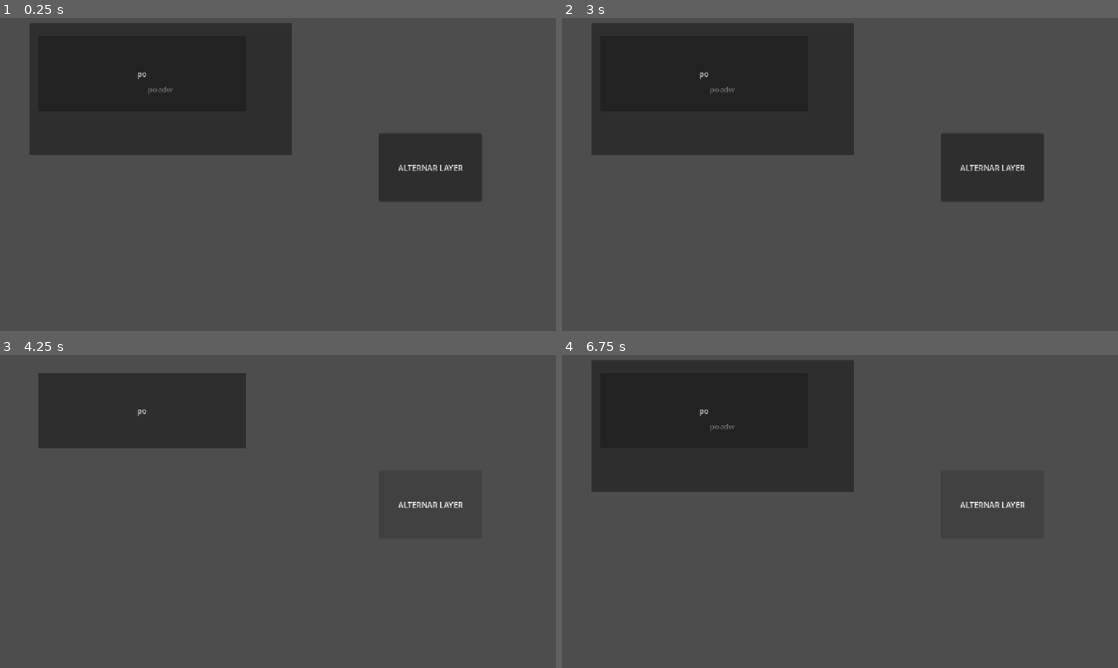
Above: before the commit, frames 1-4 (two rows, left to right).
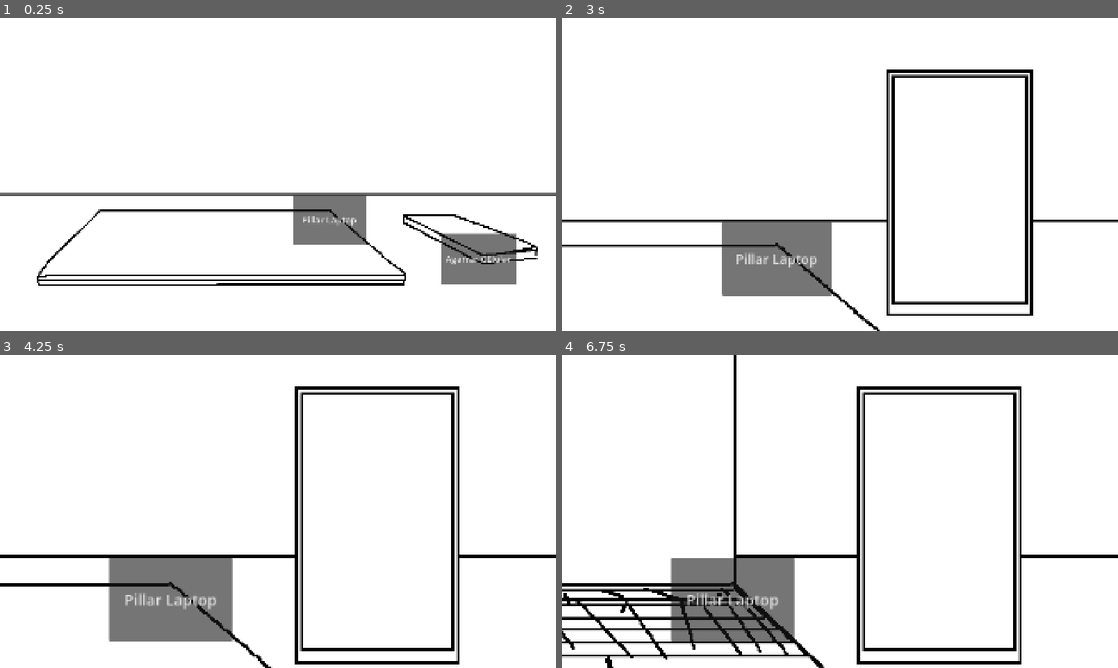
Above: after the commit, the same moments.

Repository: marcosnieto503-ui/JuegoFeriaGamer26-2Poo
Game: Godot game, scene res://Escenas/gameplay.tscn
The game is run twice, just before and just after one commit, with the same random seed, the same clock (stepped at 60 frames per second) and the same inputs. Before the commit the project starts from res://node_2d.tscn.
Inputs (mouse positions are in pixels of both pictures, inside the frame that each line leads up to):
- Up to frame 1 (0.25 s): no input
- Up to frame 2 (3 s): click (706, 74) at 0.5 s, where only the run before the commit has a clickable "po"; click (890, 218) at 1.25 s, where only the run after the commit has a clickable "Pillar Laptop"; click (723, 89) at 2 s, where only the run before the commit has a clickable "poadw"; click (1040, 259) at 2.75 s, where only the run after the commit has a clickable "Agarrar CElular"
- Up to frame 3 (4.25 s): click (428, 505) at 3.5 s, where only the run before the commit has a clickable "ALTERNAR LAYER"
- Up to frame 4 (6.75 s): click (706, 411) at 4.25 s, where only the run before the commit has a clickable "po"; click (734, 599) at 5 s, where only the run after the commit has a clickable "Pillar Laptop"; click (1040, 596) at 5.75 s, where only the run after the commit has a clickable "Agarrar CElular"; click (990, 505) at 6.5 s, where only the run before the commit has a clickable "ALTERNAR LAYER"

The runs differ from the first frame. In frame 1, 99% of the frame differs, in the area x 0-100%, y 0-100%; in frame 2, 100%; in frame 3, 100%; in frame 4, 100%.

Commit message:
gameplay avance 1

Diff:
--- /dev/null
+++ b/Escenas/gameplay.tscn
@@ -0,0 +1,98 @@
+[gd_scene format=3 uid="uid://bna2gcijngbas"]
+
+[ext_resource type="Script" uid="uid://c4blyrcn58omj" path="res://Scripts/gameplay.gd" id="1_2slyb"]
+[ext_resource type="Texture2D" uid="uid://mnlvofvjl8jq" path="res://Assets/LAPTOP 0, CEL 0.png" id="2_lrkxc"]
+[ext_resource type="Texture2D" uid="uid://2heedgu16gvg" path="res://Assets/LAPTOP 1, CEL 0.png" id="3_1y50h"]
+[ext_resource type="Texture2D" uid="uid://bgcbm11bfqncx" path="res://Assets/LAPTOP 1, CEl 1 v2.png" id="4_2slyb"]
+[ext_resource type="Texture2D" uid="uid://bvbdns0ltr5r5" path="res://Assets/LAPTOP 0, CEL 1 v2.png" id="5_lrkxc"]
+
+[sub_resource type="SpriteFrames" id="SpriteFrames_o8a6s"]
+animations = [{
+"frames": [{
+"duration": 1.0,
+"texture": ExtResource("2_lrkxc")
+}, {
+"duration": 1.0,
+"texture": ExtResource("3_1y50h")
+}, {
+"duration": 1.0,
+"texture": ExtResource("4_2slyb")
+}, {
+"duration": 1.0,
+"texture": ExtResource("5_lrkxc")
+}],
+"loop": 1,
+"name": &"gameplay_anim",
+"speed": 2.0
+}]
+
+[node name="Gameplay" type="Node2D" unique_id=1380733400]
+script = ExtResource("1_2slyb")
+
+[node name="Camara" type="Camera2D" parent="." unique_id=1807535392]
+anchor_mode = 0
+limit_left = 0
+limit_top = 0
+limit_right = 1920
+limit_bottom = 1080
+limit_smoothed = true
+
+[node name="Visual" type="AnimatedSprite2D" parent="." unique_id=1100752342]
+z_index = -2
+position = Vector2(960, 540)
+sprite_frames = SubResource("SpriteFrames_o8a6s")
+animation = &"gameplay_anim"
+frame = 2
+
+[node name="Celular" type="Control" parent="." unique_id=197617991]
+layout_mode = 3
+anchors_preset = 0
+offset_left = 1405.0
+offset_top = 279.0
+offset_right = 1709.0
+offset_bottom = 798.0
+
+[node name="ToLaptop" type="Button" parent="Celular" unique_id=1312275084]
+layout_mode = 0
+offset_left = -393.0
+offset_top = 333.0
+offset_right = -142.0
+offset_bottom = 502.0
+theme_override_font_sizes/font_size = 31
+text = "Pillar Laptop"
+
+[node name="ScrollNotificaciones" type="ScrollContainer" parent="Celular" unique_id=1411844302]
+layout_mode = 0
+offset_left = 7.0
+offset_top = 12.0
+offset_right = 291.0
+offset_bottom = 513.0
+horizontal_scroll_mode = 0
+
+[node name="CajaNotificaciones" type="VBoxContainer" parent="Celular/ScrollNotificaciones" unique_id=161767046]
+propagate_maximum_size = false
+clip_contents = true
+layout_mode = 2
+size_flags_horizontal = 3
+size_flags_vertical = 3
+theme_override_constants/separation = 5
+
+[node name="Laptop" type="Control" parent="." unique_id=1221425372]
+layout_mode = 3
+anchors_preset = 0
+offset_left = 11.0
+offset_top = 5.0
+offset_right = 1912.0
+offset_bottom = 1076.0
+
+[node name="ToCelular" type="Button" parent="Laptop" unique_id=2092675695]
+layout_mode = 0
+offset_left = 1513.0
+offset_top = 739.0
+offset_right = 1771.0
+offset_bottom = 913.0
+theme_override_font_sizes/font_size = 31
+text = "Agarrar CElular"
+
+[connection signal="button_down" from="Celular/ToLaptop" to="." method="_ToLaptop_Pressed"]
+[connection signal="button_down" from="Laptop/ToCelular" to="." method="_ToCelular_Pressed"]
--- /dev/null
+++ b/Escenas/notificacion.tscn
@@ -0,0 +1,89 @@
+[gd_scene format=3 uid="uid://dupdm0ounjf42"]
+
+[ext_resource type="Script" uid="uid://gnjspqfu8f71" path="res://Scripts/notificacion.gd" id="1_2j0yu"]
+
+[sub_resource type="StyleBoxFlat" id="StyleBoxFlat_qekex"]
+bg_color = Color(0.15487596, 0.154876, 0.15487587, 1)
+border_width_left = 5
+border_width_top = 5
+border_width_right = 5
+border_width_bottom = 5
+border_color = Color(0.15294118, 0.15294118, 0.15294118, 1)
+
+[sub_resource type="StyleBoxFlat" id="StyleBoxFlat_wcwtv"]
+content_margin_left = 20.0
+content_margin_right = 20.0
+bg_color = Color(0.24840015, 0.24840018, 0.24840015, 1)
+border_width_left = 5
+border_width_top = 4
+border_width_right = 5
+border_width_bottom = 3
+border_color = Color(0.44291073, 0.44291082, 0.4429105, 1)
+
+[sub_resource type="StyleBoxFlat" id="StyleBoxFlat_o8a6s"]
+bg_color = Color(0.21437517, 0.30994302, 0.26578784, 1)
+border_width_left = 6
+border_width_top = 4
+border_width_right = 6
+border_width_bottom = 4
+border_color = Color(0.36860296, 0.56769425, 0.3682059, 1)
+
+[sub_resource type="StyleBoxFlat" id="StyleBoxFlat_g4cw3"]
+bg_color = Color(0.62727416, 0.22894585, 0.24313796, 1)
+border_width_left = 6
+border_width_top = 4
+border_width_right = 6
+border_width_bottom = 4
+border_color = Color(0.7796835, 0.34305486, 0.34992564, 1)
+
+[node name="Notificacion" type="PanelContainer" unique_id=887851630]
+propagate_maximum_size = false
+anchors_preset = 15
+anchor_right = 1.0
+anchor_bottom = 1.0
+offset_right = -1640.0
+offset_bottom = -880.0
+grow_horizontal = 2
+grow_vertical = 2
+size_flags_horizontal = 3
+theme_override_styles/panel = SubResource("StyleBoxFlat_qekex")
+script = ExtResource("1_2j0yu")
+
+[node name="Container" type="VBoxContainer" parent="." unique_id=611493647]
+layout_mode = 2
+theme_override_constants/separation = 10
+
+[node name="TextoNotificacion" type="RichTextLabel" parent="Container" unique_id=626512928]
+custom_minimum_size = Vector2(0, 70)
+clip_contents = false
+layout_mode = 2
+theme_override_font_sizes/normal_font_size = 9
+theme_override_styles/normal = SubResource("StyleBoxFlat_wcwtv")
+text = "Esto es una prueba de una solicitud de publicacion llegando al telefono"
+fit_content = true
+vertical_alignment = 1
+
+[node name="Botones" type="HBoxContainer" parent="Container" unique_id=1961889342]
+custom_minimum_size = Vector2(0, 40)
+custom_maximum_size = Vector2(-1, 40)
+propagate_maximum_size = false
+layout_mode = 2
+size_flags_vertical = 3
+
+[node name="aceptar" type="Button" parent="Container/Botones" unique_id=634303635]
+layout_mode = 2
+size_flags_horizontal = 3
+theme_override_constants/h_separation = 7
+theme_override_font_sizes/font_size = 10
+theme_override_styles/normal = SubResource("StyleBoxFlat_o8a6s")
+text = "ACEPTAR (check verde)"
+
+[node name="rechazar" type="Button" parent="Container/Botones" unique_id=86864260]
+layout_mode = 2
+size_flags_horizontal = 3
+theme_override_font_sizes/font_size = 10
+theme_override_styles/normal = SubResource("StyleBoxFlat_g4cw3")
+text = "RECHAZAR (equis roja)"
+
+[connection signal="button_up" from="Container/Botones/aceptar" to="." method="_on_aceptar_button_up"]
+[connection signal="button_up" from="Container/Botones/rechazar" to="." method="_on_rechazar_button_up"]
--- /dev/null
+++ b/Scripts/gameplay.gd
@@ -0,0 +1,109 @@
+extends Node2D
+
+@onready var BotonToLaptop = $"Celular/ToLaptop"
+@onready var BotonToCelular = $"Laptop/ToCelular"
+@onready var pantalla = $"Celular/ScrollNotificaciones"
+
+@onready var C_Laptop = $"Laptop"
+@onready var C_Celular = $"Celular"
+
+@onready var fondo = $"Visual"
+@onready var camara = $"Camara"
+
+enum { #estados de la imagen del gameplay
+	noFocus,
+	laptopFocus,
+	celularFocus,
+	celularOnly
+}
+
+@onready var cajaNotif = $"Celular/ScrollNotificaciones/CajaNotificaciones"
+const NOTIFICACION = preload("res://Escenas/notificacion.tscn")
+
+# Called when the node enters the scene tree for the first time.
+func _ready() -> void:
+	fondo.frame = noFocus
+
+# Called every frame. 'delta' is the elapsed time since the previous frame.
+func _process(delta: float) -> void:
+	#var pos_mundo = get_global_mouse_position()
+	#print(pos_mundo.x - 960, " , ", pos_mundo.y - 540) #coords en relacion a la camara(esta desfasada su origen es el centro)
+
+	if (Input.is_action_just_pressed("espacio")):
+		var notif = NOTIFICACION.instantiate()
+		notif.size_flags_horizontal = Control.SIZE_EXPAND_FILL
+		cajaNotif.add_child(notif)
+		print("pressed op")
+
+
+func ToLaptop():
+	pass
+
+func _ToCelular_Pressed() -> void:
+	print("I celular: ", C_Celular.get_index()) # debug
+	print("I laptop: ", C_Laptop.get_index())  # degub
+	print("switch") 			 # debuig
+
+	switchFocus()
+
+	print("I celular despue: ", C_Celular.get_index()) # debug
+	print("I laptop despue: ", C_Laptop.get_index())  # degub
+
+func _ToLaptop_Pressed() -> void:
+	print("I celular: ", C_Celular.get_index()) # debug
+	print("I laptop: ", C_Laptop.get_index())  # degub
+	print("switch") 			 # debuig
+
+	switchFocus()
+
+	print("I celular despue: ", C_Celular.get_index()) # debug
+	print("I laptop despue: ", C_Laptop.get_index())  # degub
+
+func switchFocus():
+	if (C_Laptop.get_index() > C_Celular.get_index()):
+		move_child(C_Laptop, C_Laptop.get_index() - 1)
+		BotonToCelular.hide();
+		BotonToLaptop.show()
+		toCelular()
+	else:
+		move_child(C_Celular, C_Celular.get_index() - 1)
+		BotonToCelular.show();
+		BotonToLaptop.hide()
+		toLaptop()
+
+func toCelular():
+	if (fondo.frame == noFocus):
+		fondo.frame = celularOnly
+		pantalla.show()
+		zoom_hacia(Vector2(900,200), 2) #coords en relacion a la camara si ests tuviera origfen en su centro
+	else:
+		fondo.frame = celularFocus
+		pantalla.show()
+		zoom_hacia(Vector2(900,200), 2) #coords en relacion a la camara si ests tuviera origen en su centro
+
+func toLaptop():
+	fondo.frame = laptopFocus
+	pantalla.hide()
+	reiniciar_camara()
+
+var tween_actual: Tween
+
+func zoom_hacia(posicion_objetivo: Vector2, nivel_zoom: float, duracion: float = 0.3):
+	if tween_actual:
+		tween_actual.kill()
+
+	var zoom_clampeado = clamp(nivel_zoom, 0.3, 1.7)
+
+	tween_actual = create_tween()
+	tween_actual.set_parallel(true)
+	tween_actual.tween_property(camara, "global_position", posicion_objetivo, duracion).set_trans(Tween.TRANS_LINEAR)
+	tween_actual.tween_property(camara, "zoom", Vector2(zoom_clampeado, zoom_clampeado), duracion).set_trans(Tween.TRANS_LINEAR)
+
+func reiniciar_camara(duracion: float = 0.3):
+	if tween_actual:
+		tween_actual.kill()
+
+	tween_actual = create_tween()
+	tween_actual.set_parallel(true)
+	tween_actual.tween_property(camara, "global_position", Vector2.ZERO, duracion).set_trans(Tween.TRANS_LINEAR)
+	tween_actual.tween_property(camara, "zoom", Vector2.ONE, duracion).set_trans(Tween.TRANS_LINEAR)
--- /dev/null
+++ b/Scripts/notificacion.gd
@@ -0,0 +1,31 @@
+extends PanelContainer
+
+
+# Called when the node enters the scene tree for the first time.
+func _ready() -> void:
+	pass # Replace with function body.
+
+
+# Called every frame. 'delta' is the elapsed time since the previous frame.
+func _process(delta: float) -> void:
+	pass
+
+
+
+func _on_aceptar_button_up() -> void:
+	_eliminar()
+
+func _on_rechazar_button_up() -> void:
+	_eliminar()
+
+func _eliminar():
+	var tween = create_tween()
+
+	tween.tween_property(self, "position:x", self.position.x + 20, 0.3)
+
+	tween.set_parallel(true)
+
+	tween.tween_property(self, "position:x", self.position.x - 300, 0.4)
+	tween.tween_property(self, "modulate:a", 0.0, 0.4)
+	await tween.finished
+	queue_free()
--- a/button.gd
+++ /dev/null
@@ -1,23 +0,0 @@
-extends Button
-
-@onready var botoncito = $"../../CanvasLayer/BPequeño"
-@onready var canvaP = $"../../CanvasLayer2"
-# Called every frame. 'delta' is the elapsed time since the previous frame.
-func _ready():
-	self.pressed.connect(canvapo)
-	botoncito.pressed.connect(botoncito_)
-
-func po():
-	if (canvaP.get_layer() == 1):
-		canvaP.set_layer(0)
-	else:
-		canvaP.set_layer(1)
-
-func canvapo():
-	if (canvaP.visible == true):
-		canvaP.hide()
-	else:
-		canvaP.show()
-
-func botoncito_():
-	print("fuab arriba")
--- a/button_2.gd
+++ /dev/null
@@ -1,9 +0,0 @@
-extends Button
-
-
-# Called when the node enters the scene tree for the first time.
-func _ready():
-	self.pressed.connect(po)
-
-func po():
-	print("fuap debajo")
--- a/node_2d.tscn
+++ /dev/null
@@ -1,40 +0,0 @@
-[gd_scene format=3 uid="uid://dxtoq8wtk0v0w"]
-
-[ext_resource type="Script" uid="uid://ch4c05jbm5i05" path="res://button.gd" id="1_wtcfe"]
-[ext_resource type="Script" uid="uid://be1cyrjw5lj2m" path="res://button_2.gd" id="2_0e48y"]
-
-[node name="Node2D" type="Node2D" unique_id=379127829]
-
-[node name="CanvasLayer" type="CanvasLayer" parent="." unique_id=1860232263]
-
-[node name="BPequeño" type="Button" parent="CanvasLayer" unique_id=1138075862]
-anchors_preset = -1
-anchor_right = 0.172
-offset_left = 79.0
-offset_top = 37.0
-offset_right = 311.856
-offset_bottom = 193.0
-text = "po"
-
-[node name="CanvasLayer2" type="CanvasLayer" parent="." unique_id=1052066574]
-layer = 0
-
-[node name="BGrande" type="Button" parent="CanvasLayer2" unique_id=1392201017]
-anchors_preset = -1
-anchor_right = 0.172
-offset_left = 61.0
-offset_top = 11.0
-offset_right = 406.856
-offset_bottom = 284.0
-text = "poadw"
-script = ExtResource("2_0e48y")
-
-[node name="CanvasLayer3" type="CanvasLayer" parent="." unique_id=416474748]
-
-[node name="Button" type="Button" parent="CanvasLayer3" unique_id=1472544026]
-offset_left = 785.0
-offset_top = 239.0
-offset_right = 998.0
-offset_bottom = 380.0
-text = "ALTERNAR LAYER"
-script = ExtResource("1_wtcfe")
--- a/project.godot
+++ b/project.godot
@@ -11,14 +11,24 @@
 [application]
 
 config/name="JuegoFeriaGamer26PO"
-run/main_scene="uid://dxtoq8wtk0v0w"
+run/main_scene="uid://bna2gcijngbas"
 config/features=PackedStringArray("4.7", "Forward Plus")
 config/icon="res://icon.svg"
 
 [display]
 
+window/size/viewport_width=1920
+window/size/viewport_height=1080
 window/stretch/mode="canvas_items"
 window/stretch/aspect="expand"
+
+[input]
+
+espacio={
+"deadzone": 0.2,
+"events": [Object(InputEventKey,"resource_local_to_scene":false,"resource_name":"","device":-1,"window_id":0,"alt_pressed":false,"shift_pressed":false,"ctrl_pressed":false,"meta_pressed":false,"pressed":false,"keycode":0,"physical_keycode":32,"key_label":0,"unicode":32,"location":0,"echo":false,"script":null)
+]
+}
 
 [physics]
 
Binary file added: Assets/LAPTOP 0, CEL 0.png
Not shown, added: Assets/LAPTOP 0, CEL 0.png.import
Binary file added: Assets/LAPTOP 0, CEL 1 v2.png
Not shown, added: Assets/LAPTOP 0, CEL 1 v2.png.import
Binary file added: Assets/LAPTOP 0, CEL 1.png
Not shown, added: Assets/LAPTOP 0, CEL 1.png.import
Binary file added: Assets/LAPTOP 1, CEL 0.png
Not shown, added: Assets/LAPTOP 1, CEL 0.png.import
Binary file added: Assets/LAPTOP 1, CEL 1.png
Not shown, added: Assets/LAPTOP 1, CEL 1.png.import
Binary file added: Assets/LAPTOP 1, CEl 1 v2.png
Not shown, added: Assets/LAPTOP 1, CEl 1 v2.png.import
(and 4 more such lines)
